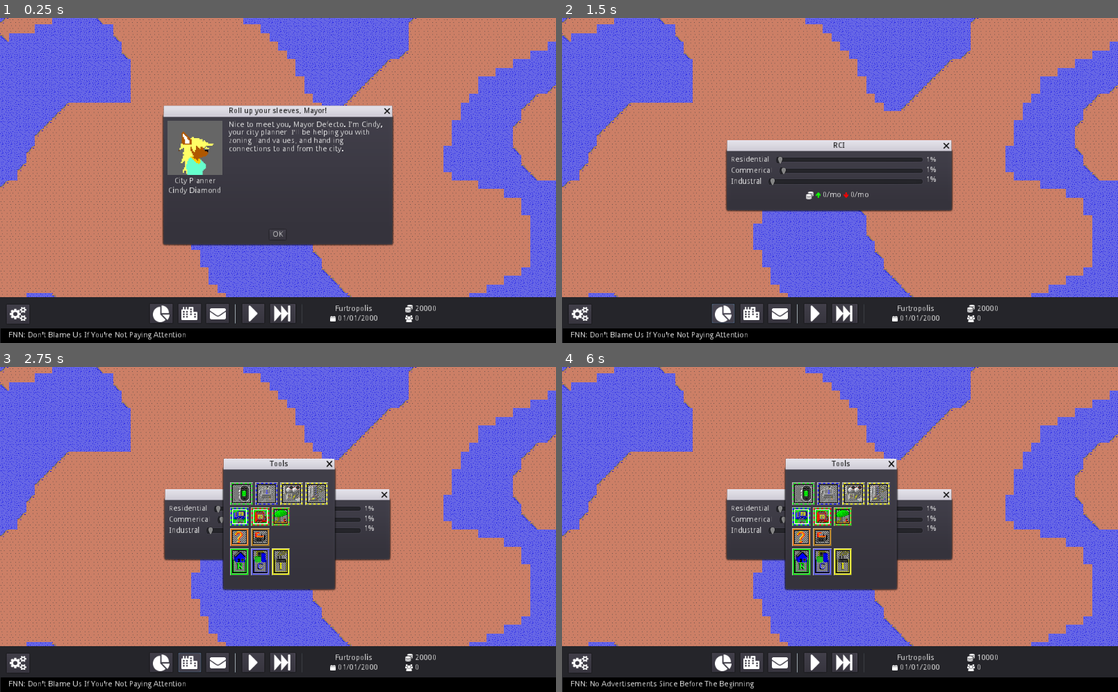
Above: before the commit, frames 1-4 (two rows, left to right).
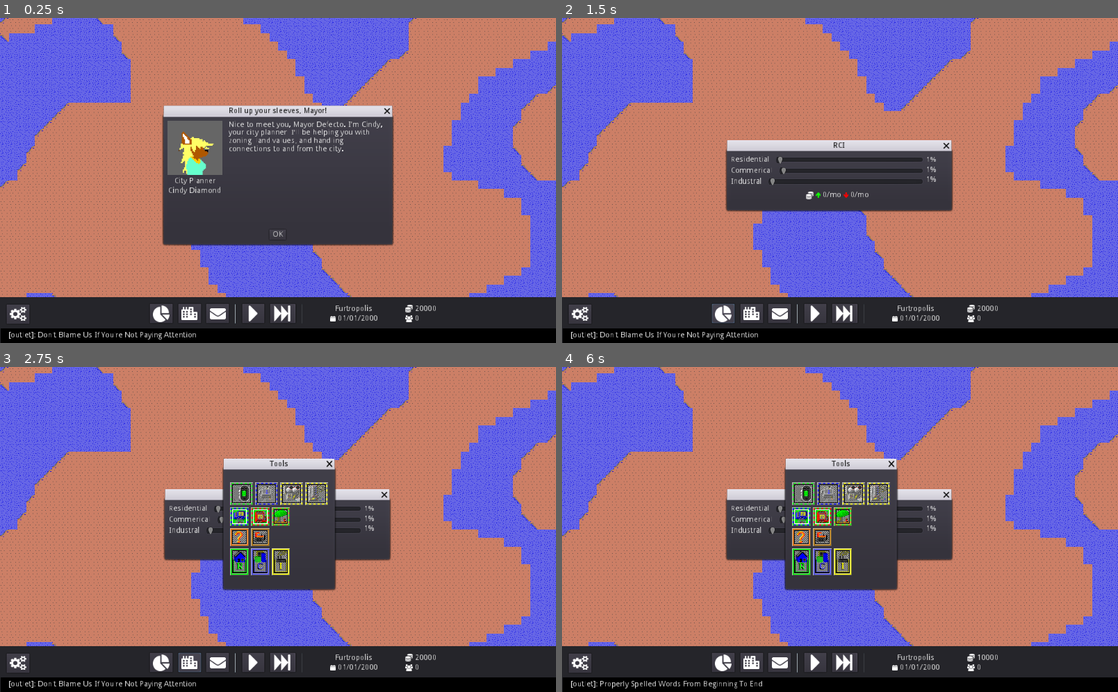
Above: after the commit, the same moments.

Repository: tonytins/citylimits
Game: Godot game, scene res://scenes/game.tscn
Same seed, same stepped clock (60 frames per second), same inputs: the game is played once before the commit and once after it.
Inputs (mouse positions are in pixels of both pictures, inside the frame that each line leads up to):
- Up to frame 1 (0.25 s): no input
- Up to frame 2 (1.5 s): click "OK" at 0.5 s; click (723, 313) at 1.25 s
- Up to frame 3 (2.75 s): click (189, 662) at 2 s
- Up to frame 4 (6 s): click (801, 493) at 2.75 s; click (828, 493) at 3.5 s; click (851, 493) at 4.25 s; click (878, 493) at 5 s; click (801, 516) at 5.75 s

The runs differ from the first frame. In frame 1, 0.4% of the frame differs, in the area x 1-36%, y 96-99%; in frame 2, 0.4%; in frame 3, 0.4%; in frame 4, 0.4%.
Error before the commit: Invalid get index 'prev_month' (on base: 'Node (sim_data.gd)'). (res://scripts/tax_window.gd:29)

Commit message:
Rewrote news ticker
- Rewrote news ticker based on JSON web API tutorials
- Simplified json files for news ticker as part of rewrite
- Renamed /dialog to /json

Diff:
--- /dev/null
+++ b/json/ticker/adverts.json
@@ -0,0 +1,10 @@
+{
+    "ticker": [
+        "[outlet]: Don't Blame Us If You're Not Paying Attention",
+        "[outlet]: Information With As Few Words As Possible.",
+        "This Space For Rent.",
+        "[outlet]: Properly Spelled Words From Beginning To End.",
+        "[outlet]: Journalistic Integrity Without All The Advertising.",
+        "[outlet]: No Advertisements Since Before The Beginning."
+    ]
+}
--- /dev/null
+++ b/json/ticker/citylife.json
@@ -0,0 +1,17 @@
+{
+    "ticker": [
+        "50 Car Pile-Up Results In New City Sculpture.",
+        "After 36 Years Of Marriage, Man Discovers Wife Is Actually A Rare Yucca Plant.",
+        "All Raccoons Cheat At Poker, Researchers Say.",
+        "Cat Hijacks Municipal Bus; Riders Applaud Good Timing At Stops And Courteous Meows.",
+        "Tommy B. Saif Sez: No Left Turn, Except Buses.",
+        "Truckload Of Apples Overturns, [city] Diner Offers Applesauce Special.",
+        "Ordinary Days In [city] Become Common.",
+        "Semicolon Declared Sexier Than Comma At Grammarian's Fete.",
+        "Spotted Owl Spotted.",
+        "Crime Lord Spotted In [city]; Mayor Says \"No Comment\".",
+        "Cat Burglar Spotted, Mistaken For Dalmatian.",
+        "Local citizens confused about New Spark Box Pro XL Series U.",
+        "Customers of the New Spark Box Pro XL Series U confirm that it has Knuckles."
+    ]
+}
--- /dev/null
+++ b/json/ticker/international.json
@@ -0,0 +1,5 @@
+{
+    "ticker": [
+        "Astronomer Warns of Physics Experiment That Could Destroy Our Entire Galaxy"
+    ]
+}
--- /dev/null
+++ b/json/ticker/kittykibble.json
@@ -0,0 +1,11 @@
+{
+    "ticker": [
+        "Local Merchants Puzzled By Rumors Of Kitty Kibble Shortage; \"We Have Plenty,\" Say Most.",
+        "No Kitty Kibble Shortage Says Local Representative Of Kitty Kibble Association.",
+        "Rumors Persist In Kitty Kibble Shortage; Unfounded Say Many.",
+        "Cats Say Not Enough Being Done In Kitty Kibble Shortage.",
+        "Cats Concerned By Rumors Of Kitty Kibble Shortage; Buy In Bulk.",
+        "Is Kitty Kibble Shortage A Hoax? Cats Search For Truth.",
+        "Enough Kitty Kibble For Twenty Years, Experts Agree."
+    ]
+}
--- /dev/null
+++ b/json/ticker/sammy.json
@@ -0,0 +1,8 @@
+{
+    "ticker": [
+        "From The Desk Of Wise Guy Sammy: One Word In This Ticker Is Mispelled.",
+        "From The Desk Of Wise Guy Sammy: One Word In This Ticker Is Sdrawkcab (Backwards).",
+        "From The Desk Of Wise Guy Sammy: It Is Easier To Get Forgiveness Than Permission.",
+        "From The Desk Of Wise Guy Sammy: You Can't Outwait A Bureaucracy."
+    ]
+}
--- a/dialog/ticker/ticker.json
+++ b/json/ticker/ticker.json
@@ -132,7 +132,7 @@
         "text": "[species] Discovers Picayune Newspaper Lying on the Ground; Throws It Away."
     },
     "55": {
-        "text": "Local [species] Bill Flopsby Heads County Commission On Snuggles And Hugs."
+        "text": "Local citizen, Bill Flopsby Heads County Commission On Snuggles And Hugs."
     },
     "56": {
         "text": "[species] Offers To Let City Bus Run Him Over For Lifetime Salad Bar Privileges."
--- /dev/null
+++ b/json/zones/tower_names.json
@@ -0,0 +1,5 @@
+{
+    "tower_names": [
+        {}
+    ]
+}
--- a/project.godot
+++ b/project.godot
@@ -25,6 +25,7 @@
 SimData="*res://scripts/autoload/sim_data.gd"
 SimEvents="*res://scripts/autoload/sim_events.gd"
 SimTime="*res://scripts/autoload/sim_time.gd"
+ZoneData="*res://scripts/autoload/zone_data.gd"
 
 [display]
 
--- a/scripts/advisor_window.gd
+++ b/scripts/advisor_window.gd
@@ -29,9 +29,9 @@
 		SimData.Advisors.CITY_PLANNER:
 			match file:
 				JsonFile.ANNOUNCEMENTS:
-					dialogue_file = "res://dialog/advisors/cityplanner.json"
+					dialogue_file = "res://json/advisors/cityplanner.json"
 				JsonFile.ANALYSIS:
-					dialogue_file = "res://dialog/policies/cityplanner_analysis.json"
+					dialogue_file = "res://json/policies/cityplanner_analysis.json"
 
 			avatar_texture.texture = preload("res://sprites/avatars/cindy.png")
 			name_label.text = "Cindy Diamond"
@@ -40,9 +40,9 @@
 		SimData.Advisors.FINANCIAL:
 			match file:
 				JsonFile.ANNOUNCEMENTS:
-					dialogue_file = "res://dialog/advisors/finacial.json"
+					dialogue_file = "res://json/advisors/finacial.json"
 				JsonFile.ANALYSIS:
-					dialogue_file = "res://dialog/policies/finacial_analysis.json"
+					dialogue_file = "res://json/policies/finacial_analysis.json"
 
 			avatar_texture.texture = preload("res://sprites/avatars/kit.png")
 			name_label.text = "Kit Welsh"
@@ -51,9 +51,9 @@
 		SimData.Advisors.TRANSPORT:
 			match file:
 				JsonFile.ANNOUNCEMENTS:
-					dialogue_file = "res://dialog/advisors/transport.json"
+					dialogue_file = "res://json/advisors/transport.json"
 				JsonFile.ANALYSIS:
-					dialogue_file = "res://dialog/policies/transport_analysis.json"
+					dialogue_file = "res://json/policies/transport_analysis.json"
 
 			avatar_texture.texture = preload("res://sprites/avatars/zc.png")
 			name_label.text = "Zack Casey"
--- /dev/null
+++ b/scripts/autoload/power_grid.gd
@@ -0,0 +1,7 @@
+extends Node
+
+var power_grid: int # Number of power stations in the area. Helps provide redundancies.
+var power_capacity: int
+var current_power_cap: int
+var prev_power_cap: int
+var has_power: bool
--- a/scripts/autoload/sim_data.gd
+++ b/scripts/autoload/sim_data.gd
@@ -13,18 +13,6 @@
 var current_power_cap: int
 var prev_power_cap: int
 var has_power: bool
-
-var res_tax: int = 1
-var comm_tax: int = 1
-var indust_tax: int = 1
-
-var res_income: int
-var comm_income: int
-var ind_income: int
-
-var fire_tax: int
-var police_tax: int
-var power_tax: int
 
 var ticker_files: Array = [
 	"adverts.json",
--- /dev/null
+++ b/scripts/autoload/zone_data.gd
@@ -0,0 +1,13 @@
+extends Node
+
+var res_tax: int = 1
+var comm_tax: int = 1
+var indust_tax: int = 1
+
+var res_income: int
+var comm_income: int
+var ind_income: int
+
+var fire_tax: int
+var police_tax: int
+var power_tax: int
--- a/scripts/tax_window.gd
+++ b/scripts/tax_window.gd
@@ -11,32 +11,32 @@
 onready var annual_income = $IncomeCtr/IcnomeLbl
 
 func _ready():
-	if SimData.res_tax >= 0:
-		res_slider.value = SimData.res_tax
-		res_rate.text = str(SimData.res_tax) + "%"
+	if ZoneData.res_tax >= 0:
+		res_slider.value = ZoneData.res_tax
+		res_rate.text = str(ZoneData.res_tax) + "%"
 
-	if SimData.res_tax >= 0:
-		com_slider.value = SimData.comm_tax
-		com_rate.text = str(SimData.comm_tax) + "%"
+	if ZoneData.res_tax >= 0:
+		com_slider.value = ZoneData.comm_tax
+		com_rate.text = str(ZoneData.comm_tax) + "%"
 
-	if SimData.indust_tax >= 0:
-		ind_slider.value = SimData.indust_tax
-		ind_rate.text = str(SimData.indust_tax) + "%"
+	if ZoneData.indust_tax >= 0:
+		ind_slider.value = ZoneData.indust_tax
+		ind_rate.text = str(ZoneData.indust_tax) + "%"
 
 func _process(delta):
-	var total_income = int(SimData.res_income + SimData.comm_income + SimData.ind_income)
+	var total_income = int(ZoneData.res_income + ZoneData.comm_income + ZoneData.ind_income)
 
-	if SimData.prev_month < SimData.month and total_income > 1:
+	if SimTime.prev_month < SimTime.month and total_income > 1:
 		annual_income.text = str(total_income) + "/mo"
 
 func _on_ResSlider_value_changed(value):
-	SimData.res_tax = int(value)
+	ZoneData.res_tax = int(value)
 	res_rate.text = str(value) + "%"
 
 func _on_ComSlider_value_changed(value):
-	SimData.comm_tax = int(value)
+	ZoneData.comm_tax = int(value)
 	com_rate.text = str(value) + "%"
 
 func _on_IndSlider_value_changed(value):
-	SimData.indust_tax = int(value)
+	ZoneData.indust_tax = int(value)
 	ind_rate.text = str(value) + "%"
--- a/scripts/ticker.gd
+++ b/scripts/ticker.gd
@@ -2,76 +2,110 @@
 
 onready var ticker_text = $TickerTxt
 
-var news_file = ""
+const ticker_path = "res://json/ticker/"
+
+var news_file: String = ""
 var rng = RandomNumberGenerator.new()
-var news_keys = []
+var all_news = []
 var speices = [
 	"Cat",
 	"Fennec",
 	"Fox"
 ]
+var json_files = [
+	"adverts.json",
+	# "sammy.json"
+]
 
 func _index_news():
-	var news = _load_news()
-	news_keys.clear()
-
-	for key in news:
-		news_keys.append(news[key])
+	var news = _load_json()
+	all_news.clear()
+	all_news = news["ticker"]
 
 	randomize()
-	news_keys.shuffle()
+	all_news.shuffle()
 
-func _load_news():
+func _process(delta):
+	var prev_json_Files = json_files
+
+	var city_life = [
+		"citylife.json",
+		"kittykibble.json"
+	]
+
+	if _array_check(city_life, json_files):
+		match SimData.has_power:
+			true:
+				prev_json_Files = json_files
+				for files in city_life:
+					json_files.append(files)
+
+			false:
+				prev_json_Files = json_files
+				for files in city_life:
+					json_files.append(files)
+
+func _array_check(list1, list2):
+	for item in list1:
+		if item	in list2:
+			return true
+
+	return false
+
+func _load_json():
 	var file = File.new()
 	if file.file_exists(news_file):
 		file.open(news_file, file.READ)
-		var dialogue = parse_json(file.get_as_text())
-		return dialogue
+		var result = parse_json(file.get_as_text())
+		return result
 
 func _ready():
 	SimData.city_name = SimData.city_name.capitalize()
 	SimData.mayor_name = SimData.mayor_name.capitalize()
 	SimEvents.connect("send_alert", self, "_start_alert")
 	SimEvents.connect("resume_news", self, "_resume_ticker")
-	_random_news("res://dialog/ticker/ticker.json")
+	_random_news(json_files)
 
 func _start_alert(message):
 	SimData.on_alert = true
-	news_file = "res://dialog/ticker/ticker_alerts.json"
-	ticker_text.text = news_keys[message].text
+	news_file = str(ticker_path + "ticker_alerts.json")
+	ticker_text = all_news
 
-func _random_news(file):
-	news_file = file
+func _random_news(files: Array):
+	for file in files:
+		news_file = str(ticker_path + file)
+		_load_json()
+		_index_news()
 
 	rng.randomize()
-	_load_news()
-	_index_news()
+	randomize()
+	all_news.shuffle()
 
-	var max_mange = news_keys.size() - 1
-	var ticker_range = rng.randi_range(0, max_mange)
-	var news = news_keys[ticker_range].text
+	var news_range = rng.randi_range(0, all_news.size() - 1)
+	var news_text: String = all_news[news_range]
 
-	if SimData.has_ctower or SimData.city_name == "Furtropolis" or "Furville" and "[outlet]" in news:
+	if SimData.has_ctower or SimData.city_name == "Furtropolis" or "Furville" and "[outlet]" in news_text:
 		# FNN = Furtropolis/Furry News Network
-		news = news.replace("[outlet]", "FNN")
-	elif "[outlet]" in news:
-		news = news.replace("[outlet]", "Pawprint Press")
+		news_text.replace("[outlet]", "FNN")
+	else:
+		news_text.replace("[outlet]", "Pawprint Press")
 
-	if "[species]" in news:
+	if "[species]" in news_text:
 		randomize()
 		speices.shuffle()
-		news = news.replace("[species]", speices[rng.randi()%speices.size()])
+		var speices_range = rng.randi_range(speices.size() - 1)
+		news_text.replace("[species]", speices[speices_range])
 
-	if "[city]" in news:
-		news = news.replace("[city]", SimData.city_name)
+	if "[city]" in news_text:
+		news_text.replace("[city]", SimData.city_name)
 
-	if "[mayor]" in news:
-		news = news.replace("[mayor]", SimData.mayor_name)
+	if "[mayor]" in news_text:
+		news_text.replace("[mayor]", SimData.mayor_name)
 
-	ticker_text.text = news
+	ticker_text.text = news_text
 
 func _resume_ticker():
-	_random_news("res://dialog/ticker/ticker.json")
+	_random_news(json_files)
 
 func _on_RotateNews_timeout():
-	_random_news("res://dialog/ticker/ticker.json")
+	_random_news(json_files)
Renamed: dialog/advisors/cityplanner.json -> json/advisors/cityplanner.json
Renamed: dialog/advisors/finacial.json -> json/advisors/finacial.json
Empty file added: json/advisors/transport.json
Renamed: dialog/policies/cityplanner_analysis.json -> json/policies/cityplanner_analysis.json
Renamed: dialog/policies/proposels.json -> json/policies/proposels.json
Renamed: dialog/ticker/ticker_alerts.json -> json/ticker/ticker_alerts.json
